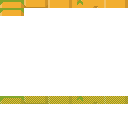
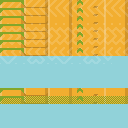
Layered file, before and after one edit (128px x 128px). Changes by layer:
removed layer "Layer 3" over [0, 0, 128, 96]
added layer "Layer 9" (15%) above "Layer 7" over [0, 56, 112, 64]
added layer "Layer 7" (15%) above "Layer 4 copy" over [0, 0, 128, 56]
added layer "Layer 4 copy" above "Layer 6" over [0, 0, 128, 56]
added layer "Layer 4 copy 2" above "Layer 4" over [0, 88, 128, 96]
added layer "Layer 8" above "Layer 2" over [0, 0, 128, 128]
